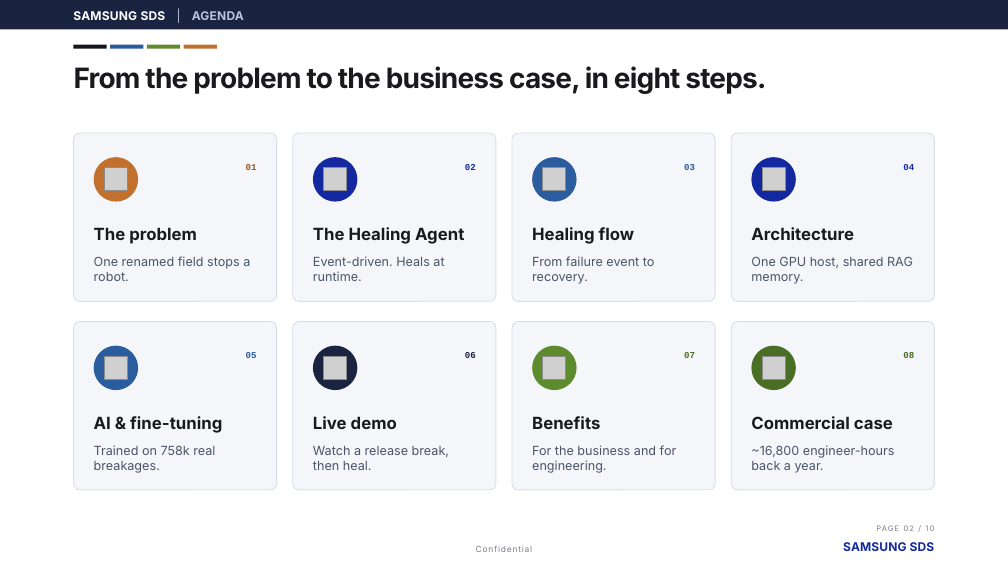
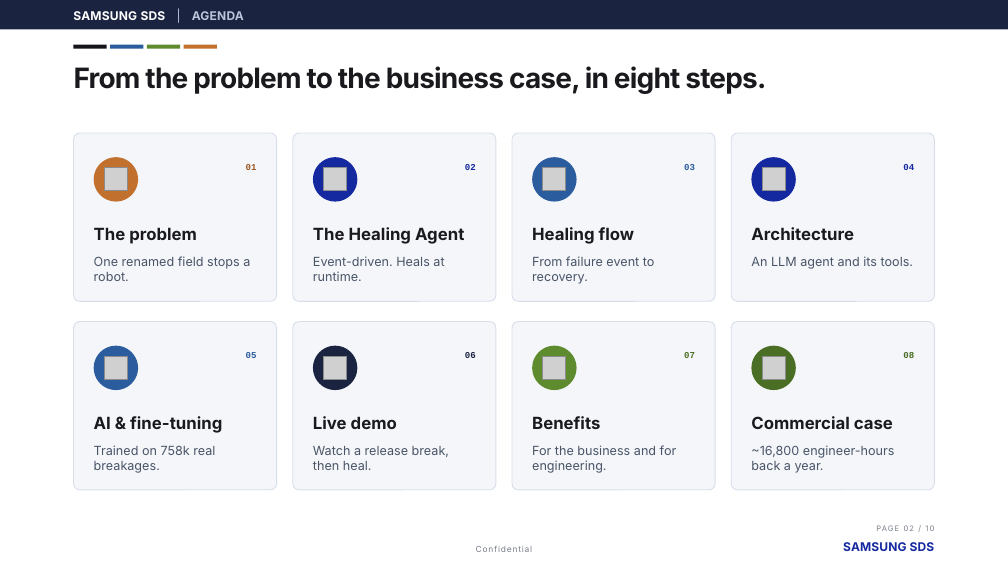
Before and after one commit to AnshikaGovil/self-healing-ui-agent, a slide deck: slide 2 of Self-Healing UI Automation (Samsung SDS) - 10 slides.pptx. Drawn at 1008x567 pixels with LibreOffice and Linux fonts; fonts in the diff are those of the drawing; grey boxes stand for pictures. Boxes give left, top, right and bottom in pixels: in the first picture for what was removed or moved away, otherwise in the second. Text is boxed around its words. In the diff, an @@ line names an element or a change of style, - is before the commit and + after.

Commit message:
updated

```diff
--- a/Self-Healing UI Automation (Samsung SDS) - 10 slides.pptx
+++ b/Self-Healing UI Automation (Samsung SDS) - 10 slides.pptx
@@ text at [751, 256, 913, 269]: text changed @@
-One GPU host, shared RAG memory.
+An LLM agent and its tools.
```
Also in this commit, not shown: 1 other slide changed.
